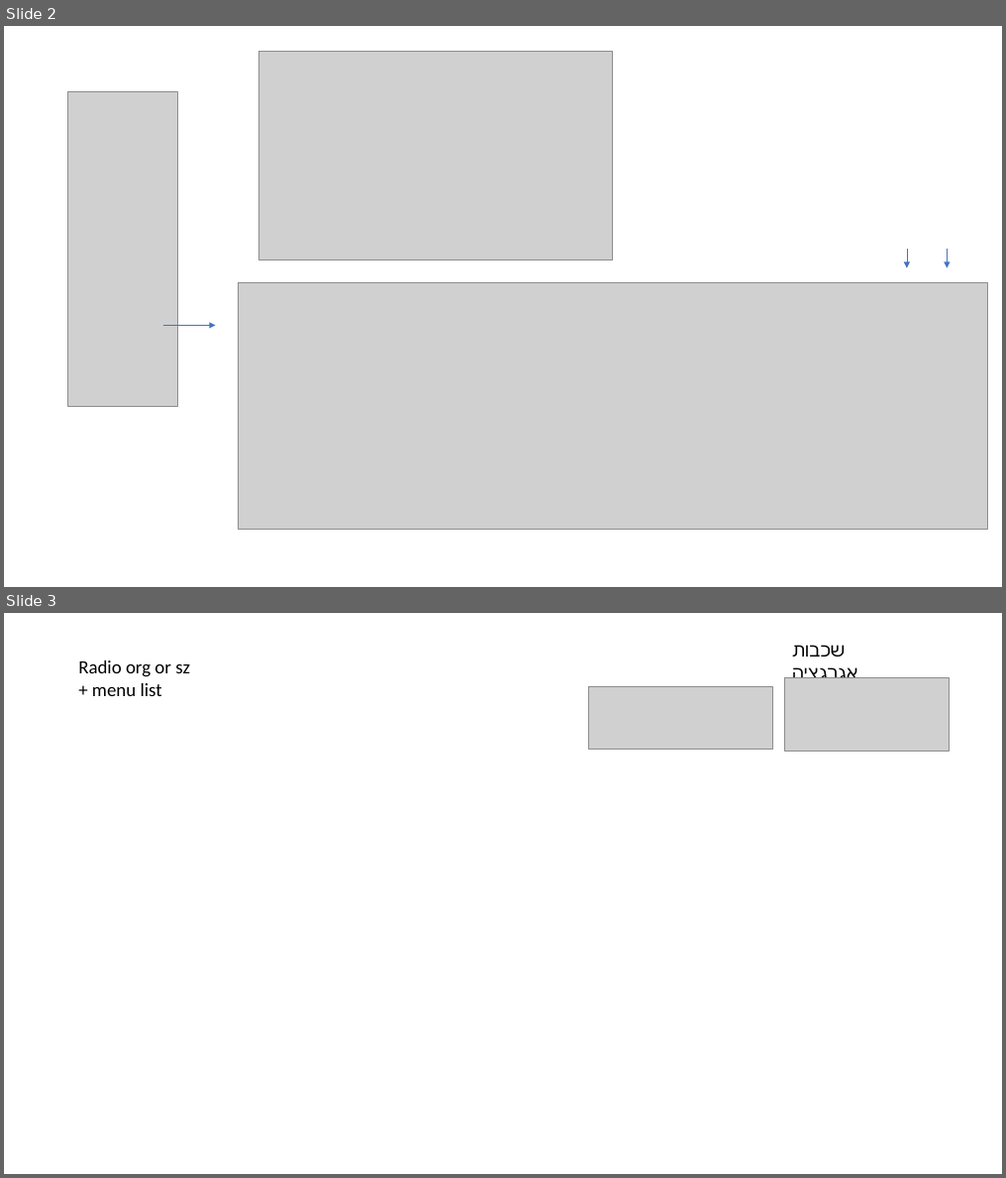
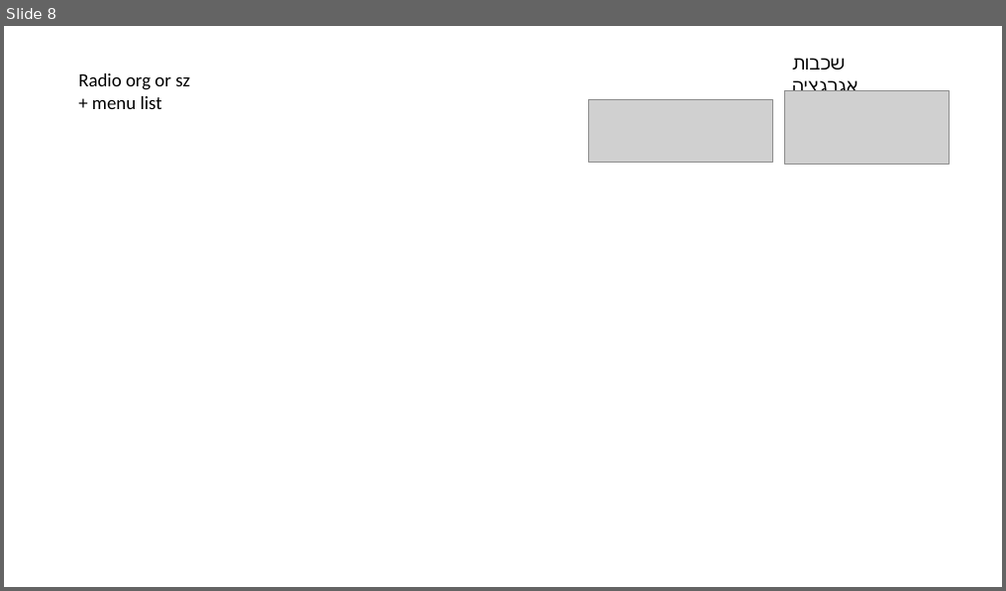
Before and after one commit to MOTRoundTables/ScenarioBank, a slide deck: doc/ScnLibApp.pptx. Shown one above the other, each under a label of ours: slides 2 and 3 before the commit, slide 8 after it. The pictures are 1006x1178 and 1006x591 pixels, drawn with LibreOffice and Linux fonts; fonts in the diff are those of the drawing; grey boxes stand for pictures. Boxes give left, top, right and bottom in pixels: in the first picture for what was removed or moved away, otherwise in the second. Text is boxed around its words. In the diff, an @@ line names an element or a change of style, - is before the commit and + after.

```diff
--- a/doc/ScnLibApp.pptx
+++ b/doc/ScnLibApp.pptx
@@ slide 2 removed at bbox=[4, 26, 1002, 587], background #FFFFFF @@
@@ picture removed at bbox=[258, 51, 613, 260] @@
@@ picture removed at bbox=[67, 91, 177, 406] @@
@@ arrow removed from (907, 249) to (907, 269) @@
@@ arrow removed from (947, 249) to (947, 269) @@
@@ picture removed at bbox=[239, 283, 988, 530] @@
@@ arrow removed from (162, 325) to (215, 325) @@
@@ what was slide 3 is now slide 8 @@
```
Also in this commit, not shown: 1 slide changed, 6 slides added, 1 other file.
